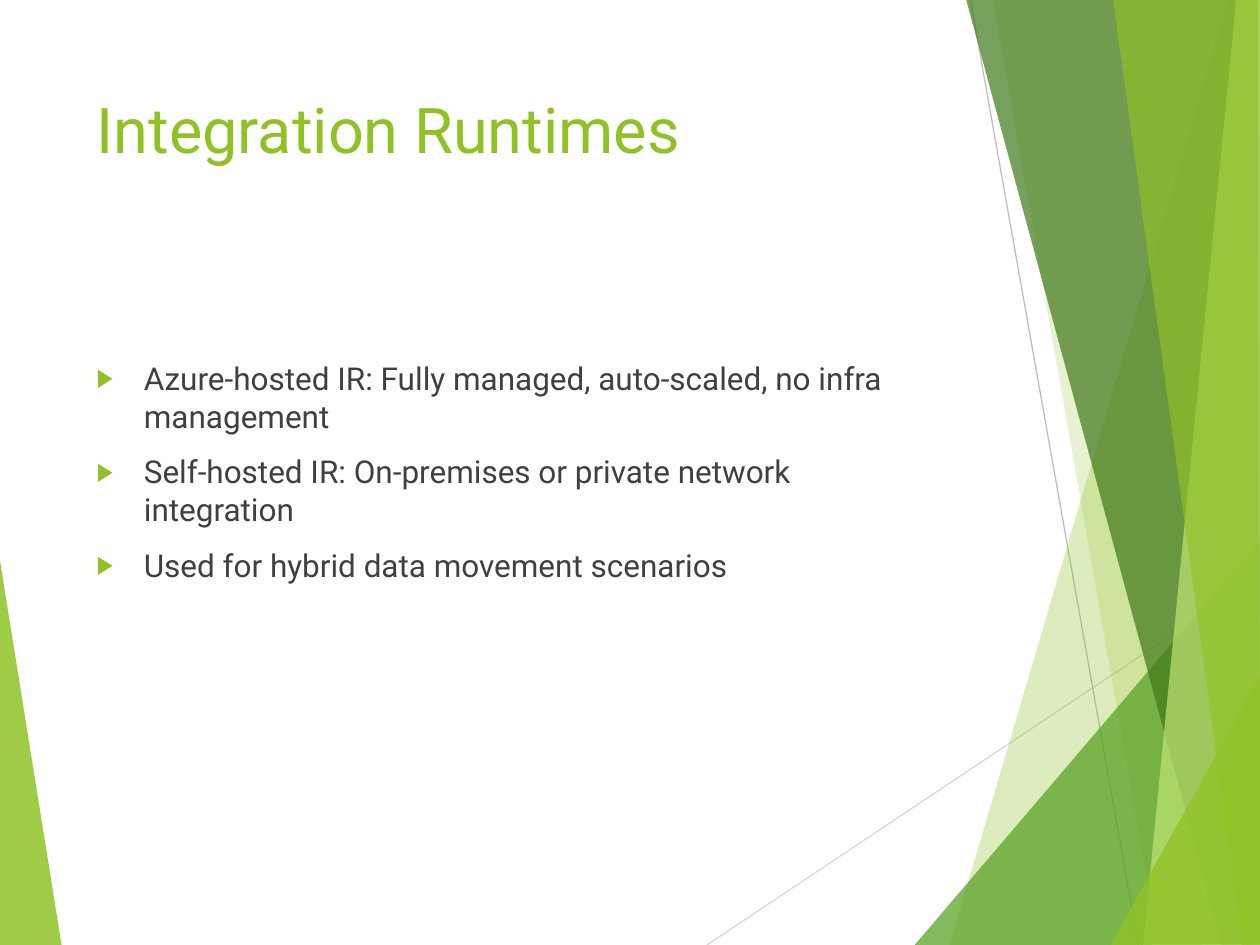
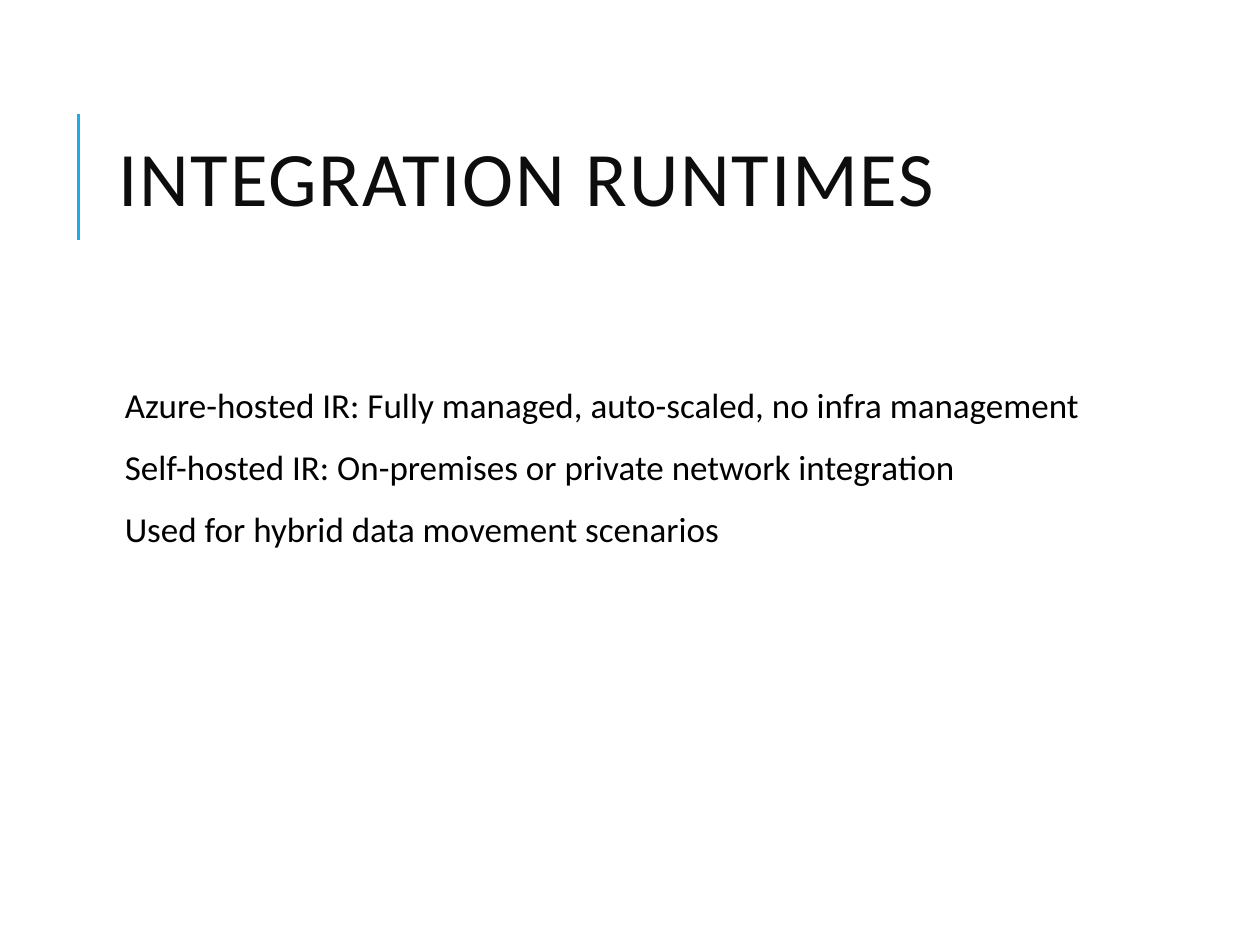
Before and after one commit to vivek1570/DE-Content-WithSnowflakes, a slide deck: slide 5 of Week-1/Day-3/Azure_Data_Factory_Overview.pptx. Drawn at 1260x945 pixels with LibreOffice and Linux fonts; fonts in the diff are those of the drawing. Boxes give left, top, right and bottom in pixels: in the first picture for what was removed or moved away, otherwise in the second. Text is boxed around its words. In the diff, an @@ line names an element or a change of style, - is before the commit and + after.

```diff
--- a/Week-1/Day-3/Azure_Data_Factory_Overview.pptx
+++ b/Week-1/Day-3/Azure_Data_Factory_Overview.pptx
@@ title "INTEGRATION RUNTIMES" at (118,156,934,207): vertical alignment top to middle @@
@@ line added from (78, 239) to (78, 113), #1CADE4 1.5 pt @@
@@ title at (118,156,934,207): text changed; size 36 to 44 pt; font Roboto to Calibri; text colour #90C226 to #0D0D0D @@
-Integration Runtimes
+INTEGRATION RUNTIMES
@@ text "Azure-hosted IR: Fully managed, auto-scaled, ...": place and size @@
-text "Azure-hosted IR: Fully managed, auto-scaled, ..." at (144,366,881,584)
+text "Azure-hosted IR: Fully managed, auto-scaled, ..." at (125,393,1079,548)
@@ text "Azure-hosted IR: Fully managed, auto-scaled, ..." at (125,393,1079,548): size 18 to 20 pt, font Roboto to Calibri, text colour #404040 to #000000; bullet ▶ to  ; line spacing 1 to 0.9; more space between paragraphs; bullet colour #90C226 to #1CADE4 @@
@@ group removed at (0,0,1260,945): 8 freeform shapes, 2 lines @@
```
Also in this commit, not shown: 11 other slides changed, 7 other files.
